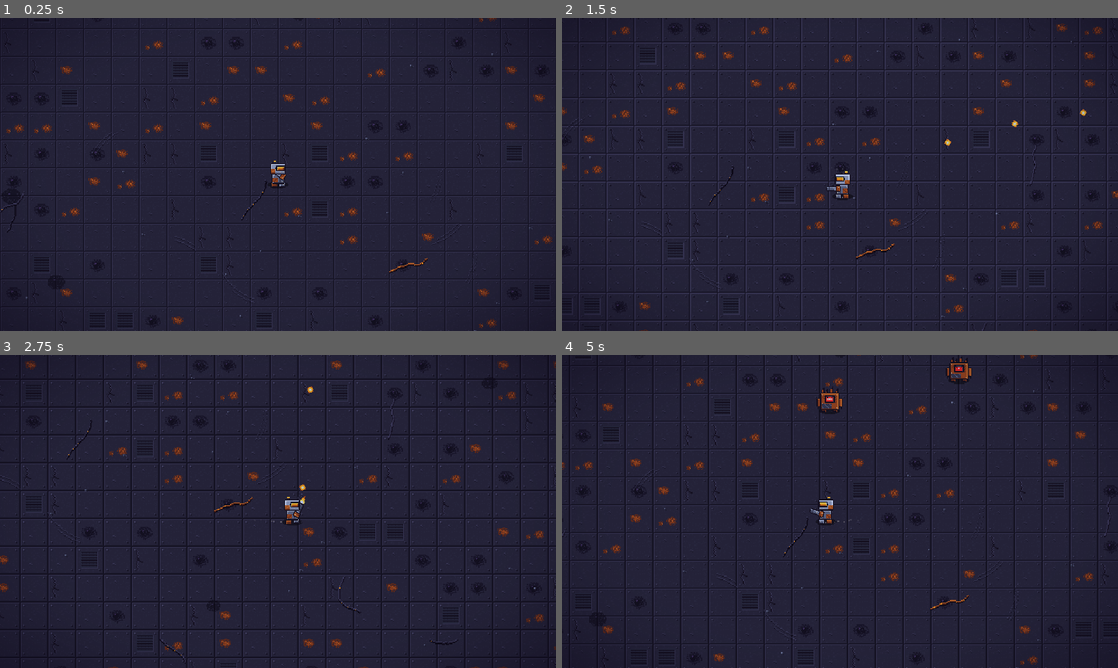
Above: before the commit, frames 1-4 (two rows, left to right).
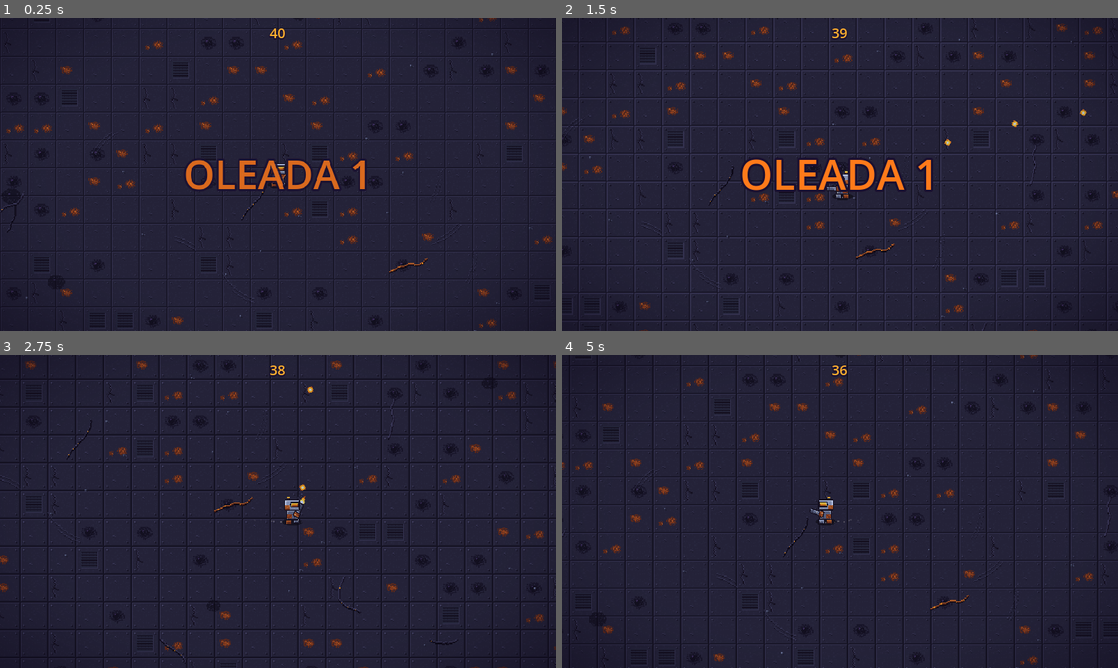
Above: after the commit, the same moments.

Repository: AGONIXX15/scrap-head
Game: Godot game, scene res://scenes/main.tscn
The game is run twice, just before and just after one commit, with the same random seed, the same clock (stepped at 60 frames per second) and the same inputs. After the commit the project has no main scene; this scene is started directly in both runs.
Inputs (mouse positions are in pixels of both pictures, inside the frame that each line leads up to):
- Up to frame 1 (0.25 s): no input
- Up to frame 2 (1.5 s): move the mouse to (962, 158) at 0.52 s; press the mouse at (962, 158) at 0.53 s; hold D (move_right) 0.53-1.28 s; move the mouse to (728, 190) at 1.27 s; release the mouse at (728, 190) at 1.28 s; hold S (move_down) from 1.28 s (still down); click (728, 190) at 1.35 s
- Up to frame 3 (2.75 s): move the mouse to (333, 442) at 2.02 s; release S (move_down) at 2.03 s; press the mouse at (333, 442) at 2.03 s; hold D (move_right) from 2.03 s (still down)
- Up to frame 4 (5 s): move the mouse to (812, 574) at 2.77 s; release D (move_right) at 2.78 s; release the mouse at (812, 574) at 2.78 s; hold W (move_up) 2.78-3.53 s; click (812, 574) at 2.85 s; move the mouse to (1006, 558) at 3.52 s; press the mouse at (1006, 558) at 3.53 s; hold A (move_left) from 3.53 s (still down); move the mouse to (673, 464) at 4.27 s; release the mouse at (673, 464) at 4.28 s; click (673, 464) at 4.35 s

The runs differ from the first frame. In frame 1, 1.3% of the frame differs, in the area x 33-66%, y 3-56%; in frame 2, 1.5%, in the area x 32-67%, y 3-56%; in frame 3, less than 0.1%; in frame 4, 0.5%.

Commit message:
HU-08: cinco oleadas con temporizador y dificultad creciente

Diff:
--- a/project.godot
+++ b/project.godot
@@ -3,7 +3,11 @@
 [application]
 
 config/name="Scrap Head"
-run/main_scene="res://scenes/main.tscn"
+run/main_scene="res://scenes/intro.tscn"
+
+[autoload]
+
+Juice="*res://scripts/juice.gd"
 
 [display]
 
@@ -19,6 +23,7 @@
 2d_physics/layer_2="player"
 2d_physics/layer_3="enemies"
 2d_physics/layer_4="bullets"
+2d_physics/layer_5="hurtbox"
 
 [input]
 
--- a/scenes/main.tscn
+++ b/scenes/main.tscn
@@ -6,7 +6,7 @@
 [ext_resource type="Script" path="res://scripts/arena.gd" id="7"]
 [ext_resource type="PackedScene" path="res://scenes/player.tscn" id="3"]
 
-[ext_resource type="Script" path="res://scripts/main.gd" id="4"]
+[ext_resource type="Script" path="res://scripts/waves.gd" id="4"]
 
 [sub_resource type="TileSetAtlasSource" id="atlas"]
 texture = ExtResource("2")
@@ -42,7 +42,6 @@
 size = Vector2(100, 920)
 
 [node name="Main" type="Node2D"]
-script = ExtResource("4")
 
 [node name="Ambient" type="CanvasModulate" parent="."]
 color = Color(0.82, 0.86, 0.97, 1)
@@ -82,9 +81,29 @@
 
 [node name="Enemies" type="Node" parent="."]
 
-[node name="SpawnTimer" type="Timer" parent="."]
-wait_time = 1.2
-autostart = true
+[node name="Waves" type="Node" parent="."]
+script = ExtResource("4")
+
+[node name="UI" type="CanvasLayer" parent="Waves"]
+layer = 6
+
+[node name="Banner" type="Label" parent="Waves/UI"]
+anchors_preset = 15
+anchor_right = 1.0
+anchor_bottom = 1.0
+grow_horizontal = 2
+grow_vertical = 2
+horizontal_alignment = 1
+vertical_alignment = 1
+mouse_filter = 2
+
+[node name="Clock" type="Label" parent="Waves/UI"]
+anchors_preset = 10
+anchor_right = 1.0
+offset_top = 6.0
+grow_horizontal = 2
+horizontal_alignment = 1
+mouse_filter = 2
 
 [node name="Vignette" type="CanvasLayer" parent="."]
 layer = 5
--- a/scripts/main.gd
+++ /dev/null
@@ -1,38 +0,0 @@
-extends Node2D
-
-const ENEMY := preload("res://scenes/enemy.tscn")
-const ARENA := Vector2(1280, 720)
-const MARGIN := 48.0
-const MAX_ENEMIES := 40
-const MIN_DIST := 200.0
-
-@onready var enemies: Node = $Enemies
-@onready var player: Node2D = $Player
-
-func _ready() -> void:
-	$SpawnTimer.timeout.connect(_spawn)
-
-func _spawn() -> void:
-	if enemies.get_child_count() >= MAX_ENEMIES:
-		return
-	var pos := _perimeter_point()
-	if pos.distance_to(player.global_position) < MIN_DIST:
-		return
-	var e := ENEMY.instantiate()
-	e.position = pos
-	enemies.add_child(e)
-
-func _perimeter_point() -> Vector2:
-	var t := randf()
-	var w := ARENA.x - 2.0 * MARGIN
-	var h := ARENA.y - 2.0 * MARGIN
-	var d := t * 2.0 * (w + h)
-	if d < w:
-		return Vector2(MARGIN + d, MARGIN)
-	d -= w
-	if d < h:
-		return Vector2(ARENA.x - MARGIN, MARGIN + d)
-	d -= h
-	if d < w:
-		return Vector2(ARENA.x - MARGIN - d, ARENA.y - MARGIN)
-	return Vector2(MARGIN, ARENA.y - MARGIN - (d - w))
--- /dev/null
+++ b/scripts/waves.gd
@@ -0,0 +1,175 @@
+extends Node
+
+signal wave_started(n: int)
+signal wave_cleared(n: int)
+signal all_waves_cleared
+
+const WARNING := preload("res://scenes/spawn_warning.tscn")
+const ARENA := Vector2(1280, 720)
+const MARGIN := 48.0
+const MAX_ENEMIES := 40
+const MIN_DIST := 200.0
+const SPAWN_TRIES := 8
+const INTERIOR_MIN_DIST := 280.0
+const INTERIOR := ["res://scenes/enemy_riveter.tscn"]
+const OXIDADO := "res://scenes/enemy.tscn"
+const SPARK := "res://scenes/enemy_spark.tscn"
+const RIVETER := "res://scenes/enemy_riveter.tscn"
+const PRESS := "res://scenes/enemy_press.tscn"
+# time: duración (s), interval: segundos entre tandas, burst: enemigos por tanda, cap: tope de vivos
+const WAVES := [
+	{"time": 40.0, "interval": 1.4, "burst": 1, "cap": 12, "mix": {OXIDADO: 1.0}},
+	{"time": 40.0, "interval": 1.2, "burst": 1, "cap": 16, "mix": {OXIDADO: 3.0, SPARK: 2.0}},
+	{"time": 40.0, "interval": 1.1, "burst": 1, "cap": 20, "mix": {OXIDADO: 3.0, SPARK: 2.0, RIVETER: 1.0}},
+	{"time": 40.0, "interval": 1.0, "burst": 2, "cap": 26, "mix": {OXIDADO: 4.0, SPARK: 3.0, RIVETER: 1.0, PRESS: 1.0}},
+	{"time": 40.0, "interval": 1.6, "burst": 4, "cap": MAX_ENEMIES, "mix": {OXIDADO: 4.0, SPARK: 3.0, RIVETER: 2.0, PRESS: 2.0}},
+]
+const ELITE_FROM_WAVE := 3
+const ELITE_CHANCE := 0.12
+const CHAIN_DELAY := 0.08
+const LETHAL := 9999
+const BREAK_TIME := 4.0
+
+const BANNER_SIZE := 48
+const BANNER_OUTLINE := 10
+const BANNER_IN := 0.3
+const BANNER_HOLD := 1.8
+const BANNER_OUT := 0.4
+const BANNER_START_SCALE := 2.5
+const CLOCK_SIZE := 16
+const CLOCK_OUTLINE := 4
+const CLOCK_TOP := 6.0
+const AMBER := Color("ffb02e")
+const ORANGE := Color("ff7a1a")
+const OUTLINE_COLOR := Color("1a1030")
+
+@export var duration_mult := 1.0
+
+var _mix: Dictionary = {}
+var _cap := MAX_ENEMIES
+var _left := 0.0
+var _tween: Tween
+
+@onready var enemies: Node = $"../Enemies"
+@onready var player: Node2D = $"../Player"
+@onready var banner: Label = $UI/Banner
+@onready var clock: Label = $UI/Clock
+
+func _ready() -> void:
+	_style(banner, BANNER_SIZE, BANNER_OUTLINE)
+	_style(clock, CLOCK_SIZE, CLOCK_OUTLINE)
+	banner.pivot_offset = banner.get_viewport_rect().size / 2.0
+	banner.modulate.a = 0.0
+	clock.hide()
+	_run()
+
+func _style(l: Label, size: int, outline: int) -> void:
+	l.add_theme_font_size_override("font_size", size)
+	l.add_theme_color_override("font_color", AMBER)
+	l.add_theme_color_override("font_outline_color", OUTLINE_COLOR)
+	l.add_theme_constant_override("outline_size", outline)
+
+func _run() -> void:
+	for i in WAVES.size():
+		await _play(i)
+	all_waves_cleared.emit()
+	_show("¡SOBREVIVISTE!", AMBER)
+
+func _play(i: int) -> void:
+	var w: Dictionary = WAVES[i]
+	_mix.clear()
+	for path in w.mix:
+		_mix[load(path)] = w.mix[path]
+	_cap = w.cap
+	_left = w.time * duration_mult
+	wave_started.emit(i + 1)
+	_show("OLEADA %d" % (i + 1), ORANGE)
+	clock.show()
+	var acc := 0.0
+	while _left > 0.0:
+		await get_tree().process_frame
+		var dt := get_process_delta_time()
+		_left -= dt
+		acc += dt
+		clock.text = str(ceili(maxf(_left, 0.0)))
+		if acc >= w.interval:
+			acc = 0.0
+			for n in w.burst:
+				_spawn(i + 1)
+	clock.hide()
+	for s in get_tree().get_nodes_in_group("spawn_warning"):
+		s.queue_free()
+	_show("¡OLEADA SUPERADA!", AMBER)
+	for e in enemies.get_children():
+		if is_instance_valid(e):
+			e.hit(LETHAL, Vector2.ZERO)
+		await get_tree().create_timer(CHAIN_DELAY).timeout
+	wave_cleared.emit(i + 1)
+	if i < WAVES.size() - 1:
+		await get_tree().create_timer(BREAK_TIME).timeout
+
+func _spawn(wave: int) -> void:
+	if enemies.get_child_count() + get_tree().get_nodes_in_group("spawn_warning").size() >= _cap:
+		return
+	var scene: PackedScene = _pick()
+	var interior := scene.resource_path in INTERIOR
+	var pos := _interior_point() if interior else _perimeter_point()
+	var tries := SPAWN_TRIES
+	while not interior and pos.distance_to(player.global_position) < MIN_DIST and tries > 0:
+		pos = _perimeter_point()
+		tries -= 1
+	if not interior and pos.distance_to(player.global_position) < MIN_DIST:
+		return
+	var e := scene.instantiate()
+	if wave >= ELITE_FROM_WAVE and randf() < ELITE_CHANCE:
+		e.elite = true
+	var warn := WARNING.instantiate()
+	warn.position = pos
+	warn.enemy = e
+	warn.parent = enemies
+	add_child(warn)
+
+func _pick() -> PackedScene:
+	var total := 0.0
+	for s in _mix:
+		total += _mix[s]
+	var r := randf() * total
+	for s in _mix:
+		r -= _mix[s]
+		if r <= 0.0:
+			return s
+	return _mix.keys()[0]
+
+func _interior_point() -> Vector2:
+	var p := Vector2.ZERO
+	while p.distance_to(player.global_position) < INTERIOR_MIN_DIST:
+		p = Vector2(randf_range(MARGIN, ARENA.x - MARGIN), randf_range(MARGIN, ARENA.y - MARGIN))
+	return p
+
+func _perimeter_point() -> Vector2:
+	var t := randf()
+	var w := ARENA.x - 2.0 * MARGIN
+	var h := ARENA.y - 2.0 * MARGIN
+	var d := t * 2.0 * (w + h)
+	if d < w:
+		return Vector2(MARGIN + d, MARGIN)
+	d -= w
+	if d < h:
+		return Vector2(ARENA.x - MARGIN, MARGIN + d)
+	d -= h
+	if d < w:
+		return Vector2(ARENA.x - MARGIN - d, ARENA.y - MARGIN)
+	return Vector2(MARGIN, ARENA.y - MARGIN - (d - w))
+
+func _show(text: String, color: Color) -> void:
+	if _tween:
+		_tween.kill()
+	banner.text = text
+	banner.add_theme_color_override("font_color", color)
+	banner.scale = Vector2.ONE * BANNER_START_SCALE
+	banner.modulate.a = 0.0
+	_tween = create_tween()
+	_tween.tween_property(banner, "scale", Vector2.ONE, BANNER_IN).set_trans(Tween.TRANS_BACK).set_ease(Tween.EASE_OUT)
+	_tween.parallel().tween_property(banner, "modulate:a", 1.0, BANNER_IN)
+	_tween.tween_interval(BANNER_HOLD)
+	_tween.tween_property(banner, "modulate:a", 0.0, BANNER_OUT)
Not shown, removed: scripts/main.gd.uid
Not shown, added: scripts/waves.gd.uid
